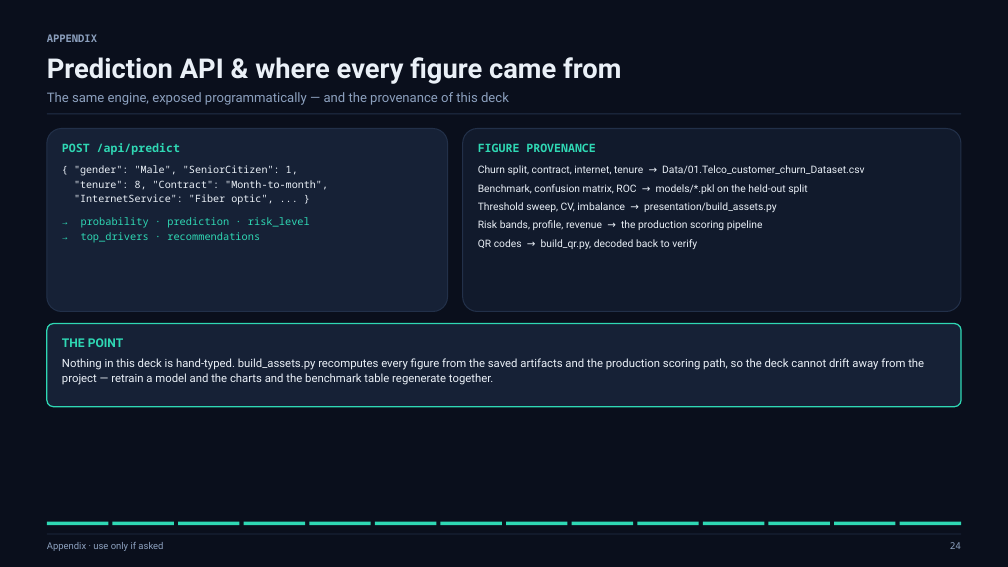
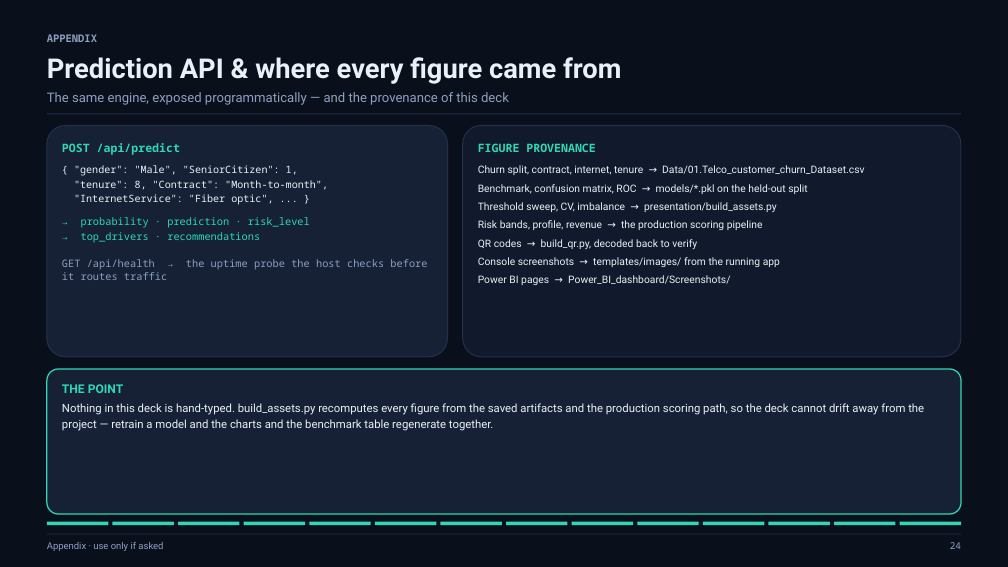
Before and after one commit to Logesh0247/RetainIQ_Signal_Ops_Console, a slide deck: slide 24 of presentation/RetainIQ_Project_Review.pptx. Drawn at 1008x567 pixels with LibreOffice and Linux fonts; fonts in the diff are those of the drawing. Boxes give left, top, right and bottom in pixels: in the first picture for what was removed or moved away, otherwise in the second. Text is boxed around its words. In the diff, an @@ line names an element or a change of style, - is before the commit and + after.

Commit message:
Rebuild the review deck around a vertical fill engine
The previous deck was designed without a renderer, and 16 of its 24 slides left
0.9-1.8in of empty space above the footer. Every body layout now fills an
explicit content band (1.66in-6.80in), and every figure is placed by its own
aspect ratio, so charts land at 100% of their box on every slide.

- build_deck.py: stack()/img_h()/img_w() layout engine; all 20 content slides
  and 5 appendix slides rewritten onto it; tech-stack columns, feature list and
  panel copy re-scaled to fill instead of trailing off.
- build_assets.py: _trim() crops the decorative background margin off every
  chart; chart_cycle redrawn wider; the churn-split caption moved onto the
  slide; cross-validation labels de-collided.
- New appendix A5: how the system fits together (architecture map).
- Verified: audit_deck.py clean (no out-of-bounds, no collisions),
  audit_layout.py reports 0.26in of breathing room above the rail on all 25
  slides, both QR codes in the deck decode back to their URLs.
- presentation/preview/ (QA renders) is gitignored.

```diff
--- a/presentation/RetainIQ_Project_Review.pptx
+++ b/presentation/RetainIQ_Project_Review.pptx
@@ rounded rectangle resized from (x1=47, y1=129, x2=448, y2=312) to (x1=47, y1=126, x2=448, y2=357) @@
@@ rounded rectangle resized from (x1=463, y1=129, x2=961, y2=312) to (x1=463, y1=126, x2=961, y2=357) @@
@@ text at (x1=62, y1=259, x2=427, y2=270): paragraph added @@
+GET /api/health → the uptime probe the host checks before it routes traffic
@@ text at (x1=478, y1=257, x2=780, y2=285): paragraphs added @@
+Console screenshots → templates/images/ from the running app
+Power BI pages → Power_BI_dashboard/Screenshots/
@@ rounded rectangle resized from (x1=47, y1=324, x2=961, y2=407) to (x1=47, y1=369, x2=961, y2=514) @@
@@ text "THE POINT" moved from (x1=62, y1=338, x2=924, y2=385) to (x1=62, y1=384, x2=924, y2=431) @@
```
Also in this commit, not shown: 23 other slides changed, 1 slide added, 21 other files.
